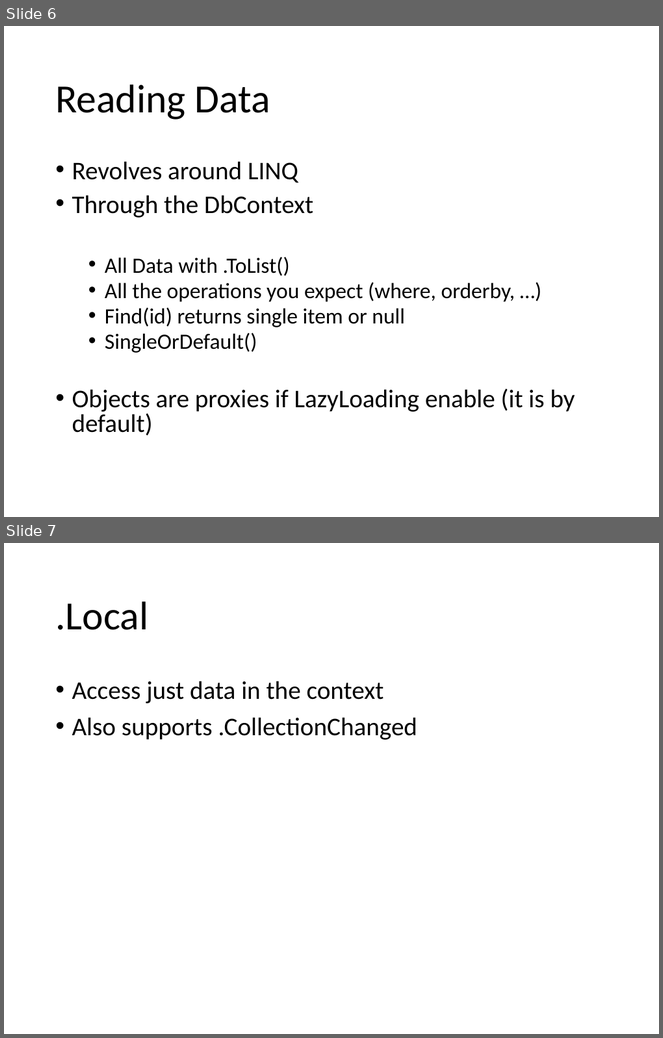
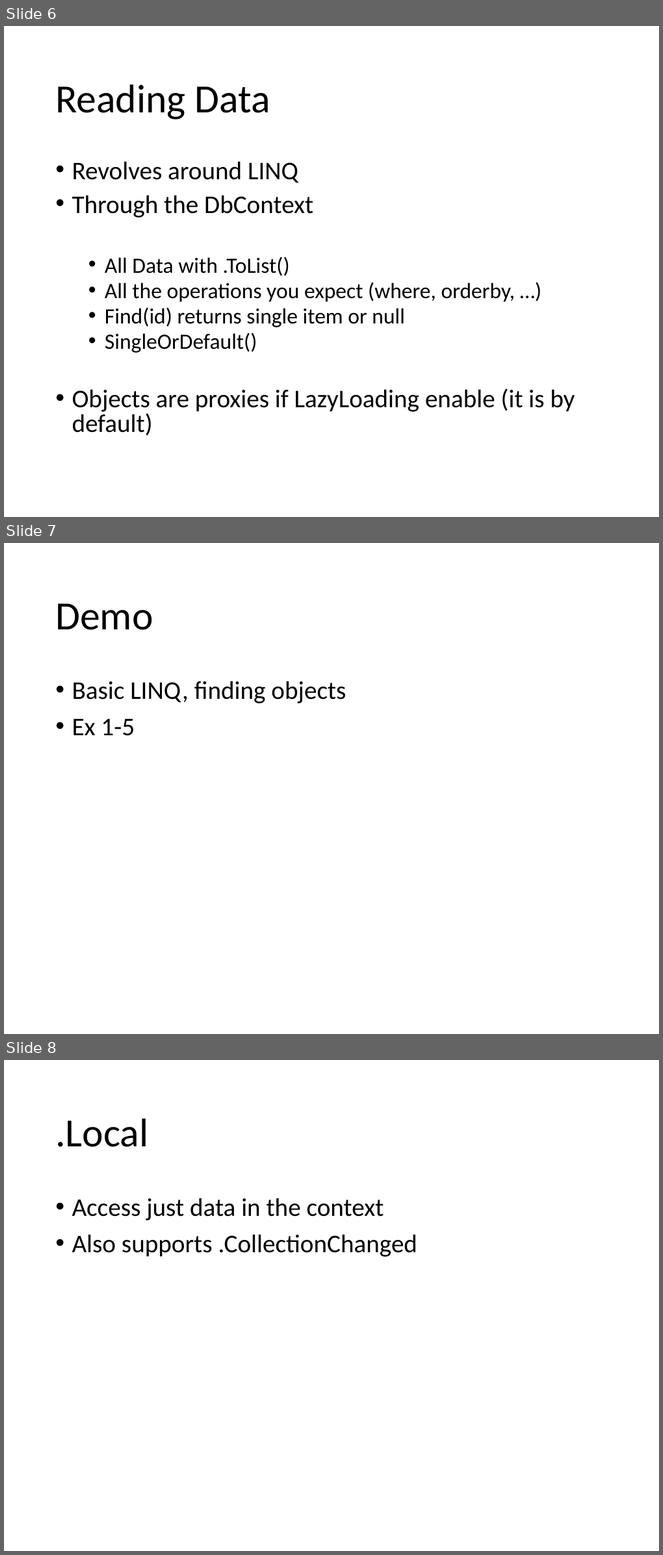
Before and after one commit to SeamlessThingies-Learn-DotNet3Day/DotNetProgramming, a slide deck: Slides/EF/3 - Coding Data Operations.pptx. Shown one above the other, each under a label of ours: slides 6 and 7 before the commit, slides 6, 7 and 8 after it. The pictures are 663x1038 and 663x1555 pixels, drawn with LibreOffice and Linux fonts; fonts in the diff are those of the drawing. Boxes give left, top, right and bottom in pixels: in the first picture for what was removed or moved away, otherwise in the second. Text is boxed around its words. In the diff, an @@ line names an element or a change of style, - is before the commit and + after.

```diff
--- a/Slides/EF/3 - Coding Data Operations.pptx
+++ b/Slides/EF/3 - Coding Data Operations.pptx
@@ slide 7 added at box(4, 543, 659, 1034), background #FFFFFF @@
@@ title added at box(55, 603, 153, 630), 44 pt, text #000000 @@
+Demo
@@ text added at box(72, 681, 346, 736), 28 pt, text #000000 @@
+• Basic LINQ, finding objects
+• Ex 1-5
@@ what was slide 7 is now slide 8 @@
```
Also in this commit, not shown: 1 slide changed, 1 other slide added, 30 other files.
